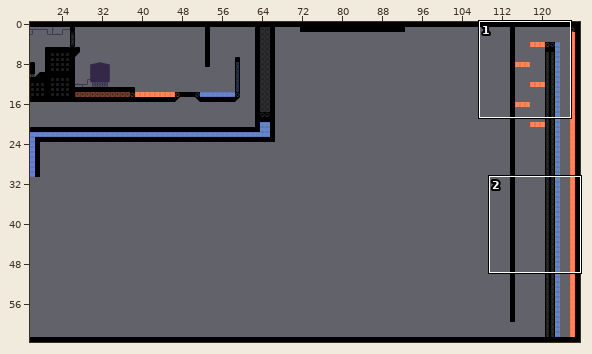
Level history. Tiled map (JSON): IndieSpeedRun/IndieSpeedRun/IndieSpeedRunContent/maps/testmap3.json. Above: a wide view before the commit, with the close-up outlined.
Close-up. Before the edit:
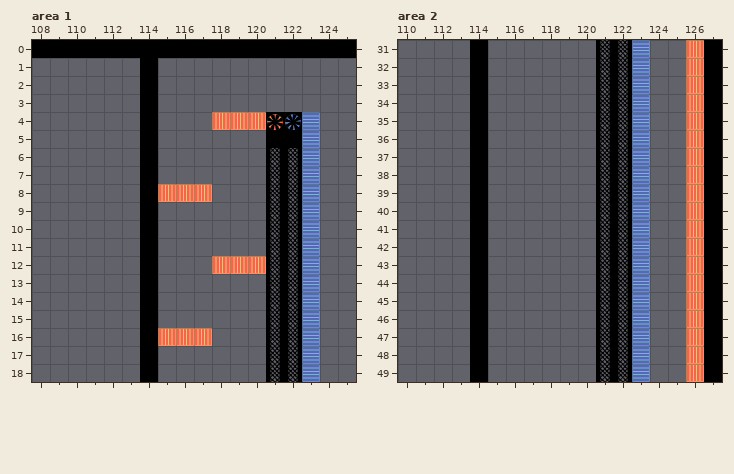
Cells are 32x32 px. Shown: area 1 x 108..125, y 0..18; area 2 x 110..127, y 31..49. The commit also changed other parts of the map, which this record leaves out.
After the commit:
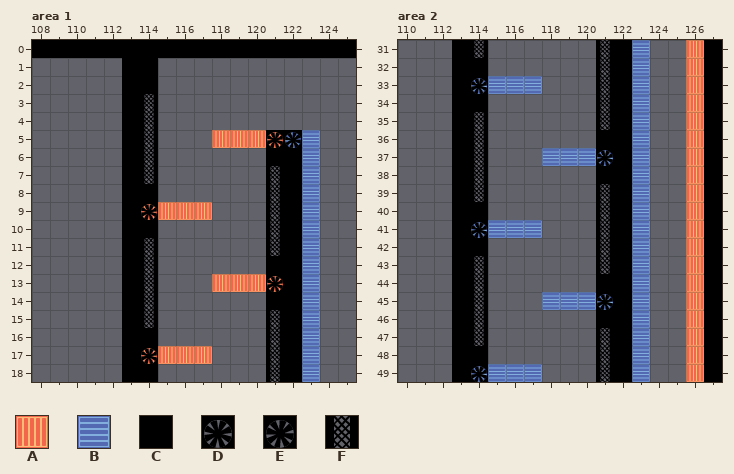
Key: from "furnace-01": A 0; from "heatsink-01": B 0; from "tiles2-01": C 0, D 3, E 4, F 19.
_ is an empty cell.
The edit:
Layer "Background", area 1:
y 4: x 121..122 AB -> __
y 5: x 121..122 __ -> AB
y 9: x 114 _ -> A
y 13: x 121 _ -> A
y 17: x 114 _ -> A
Layer "Gameplay", area 1:
y 1..2: x 113 _ -> C
y 3: x 113..114 _C -> CF
y 4: x 113..114 _C -> CF; x 118..123 AAADEB -> ______
y 5: x 113..114 _C -> CF; x 118..122 ___CC -> AAADE
y 6: x 113..114 _C -> CF; x 121..122 FF -> CC
y 7: x 113..114 _C -> CF; x 122 F -> C
y 8: x 113 _ -> C; x 115..117 AAA -> ___; x 122 F -> C
y 9: x 113..117 _C___ -> CDAAA; x 122 F -> C
y 10: x 113 _ -> C; x 122 F -> C
y 11: x 113..114 _C -> CF; x 122 F -> C
y 12: x 113..114 _C -> CF; x 118..122 AAAFF -> ___CC
y 13: x 113..114 _C -> CF; x 118..122 ___FF -> AAADC
y 14: x 113..114 _C -> CF; x 121..122 FF -> CC
y 15: x 113..114 _C -> CF; x 122 F -> C
y 16: x 113 _ -> C; x 115..117 AAA -> ___; x 122 F -> C
y 17: x 113..117 _C___ -> CDAAA; x 122 F -> C
y 18: x 113 _ -> C; x 122 F -> C
Layer "Background", area 2:
y 33: x 114 _ -> B
y 37: x 121 _ -> B
y 41: x 114 _ -> B
y 45: x 121 _ -> B
y 49: x 114 _ -> B
Layer "Gameplay", area 2:
y 31: x 113..114 _C -> CF; x 122 F -> C
y 32: x 113 _ -> C; x 122 F -> C
y 33: x 113..117 _C___ -> CDBBB; x 122 F -> C
y 34: x 113 _ -> C; x 122 F -> C
y 35: x 113..114 _C -> CF; x 122 F -> C
y 36: x 113..114 _C -> CF; x 121..122 FF -> CC
y 37: x 113..114 _C -> CF; x 118..122 ___FF -> BBBDC
y 38: x 113..114 _C -> CF; x 121..122 FF -> CC
y 39: x 113..114 _C -> CF; x 122 F -> C
y 40: x 113 _ -> C; x 122 F -> C
y 41: x 113..117 _C___ -> CDBBB; x 122 F -> C
y 42: x 113 _ -> C; x 122 F -> C
y 43: x 113..114 _C -> CF; x 122 F -> C
y 44: x 113..114 _C -> CF; x 121..122 FF -> CC
y 45: x 113..114 _C -> CF; x 118..122 ___FF -> BBBDC
y 46: x 113..114 _C -> CF; x 121..122 FF -> CC
y 47: x 113..114 _C -> CF; x 122 F -> C
y 48: x 113 _ -> C; x 122 F -> C
y 49: x 113..117 _C___ -> CDBBB; x 122 F -> C
